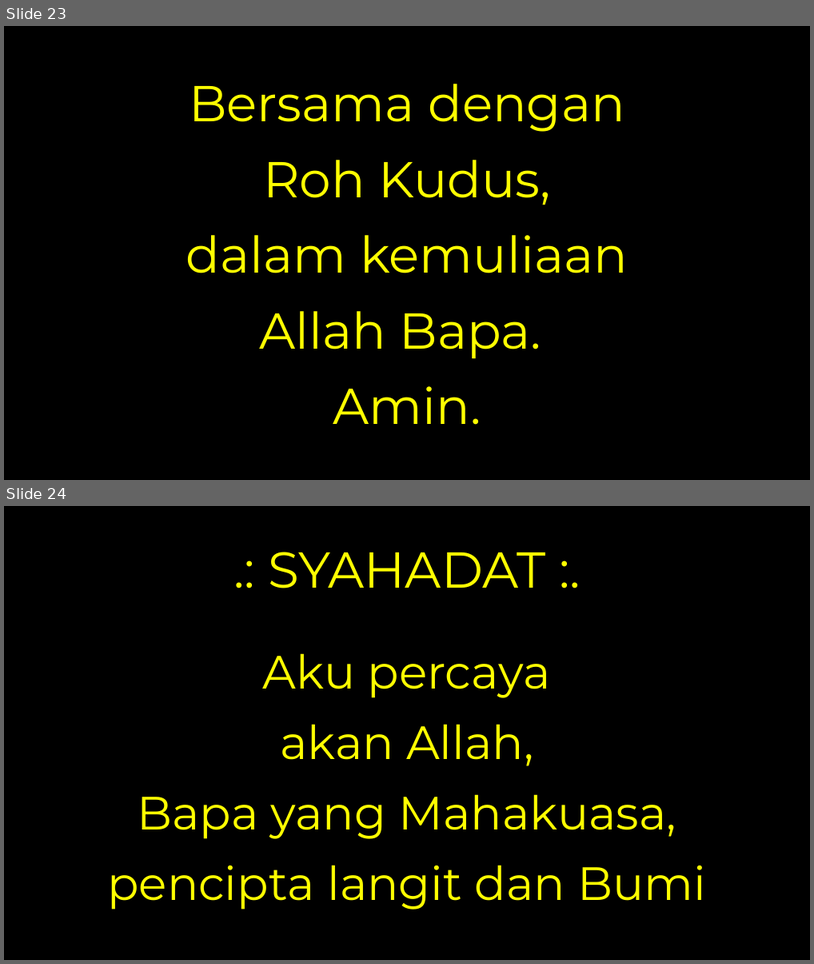
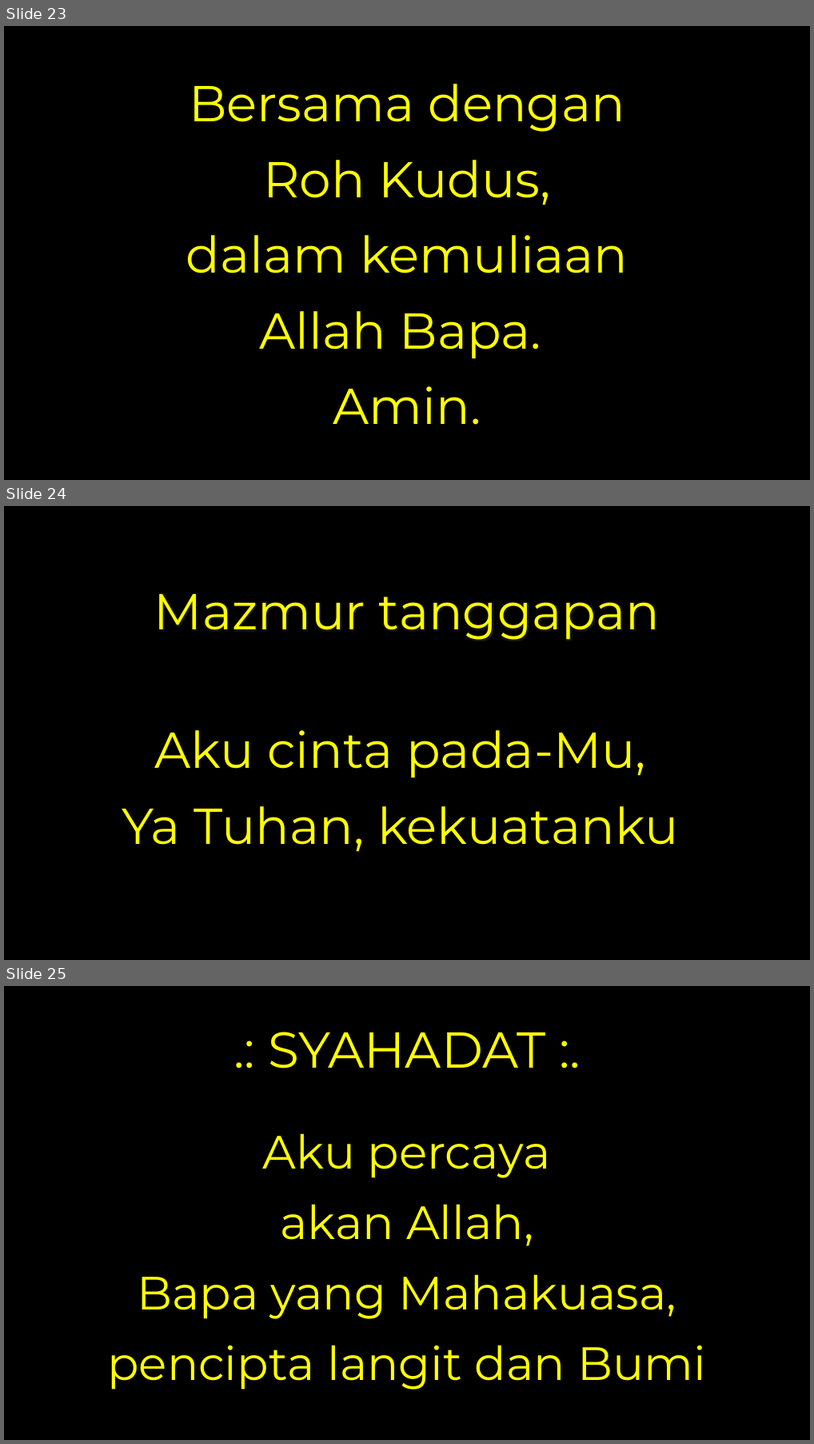
Before and after one commit to laurensius/Slide_Misa_KRC, a slide deck: 2020 10 tanggal 24 - 25/SLide Misa Bahasa Indonesia.pptx. Shown one above the other, each under a label of ours: slides 23 and 24 before the commit, slides 23, 24 and 25 after it. The pictures are 814x964 and 814x1444 pixels, drawn with LibreOffice and Linux fonts; fonts in the diff are those of the drawing; background and template pictures are left out. Boxes give left, top, right and bottom in pixels: in the first picture for what was removed or moved away, otherwise in the second. Text is boxed around its words. In the diff, an @@ line names an element or a change of style, - is before the commit and + after.

```diff
--- a/2020 10 tanggal 24 - 25/SLide Misa Bahasa Indonesia.pptx
+++ b/2020 10 tanggal 24 - 25/SLide Misa Bahasa Indonesia.pptx
@@ slide 24 added at box(4, 506, 810, 960), background picture (left out) @@
@@ title added at box(154, 593, 660, 640), 60 pt, text #FFFF00 @@
+Mazmur tanggapan
@@ text added at box(122, 730, 678, 852), 60 pt, text #FFFF00 @@
+Aku cinta pada-Mu,
+Ya Tuhan, kekuatanku
@@ what was slide 24 is now slide 25 @@
```
Also in this commit, not shown: 5 other files.
